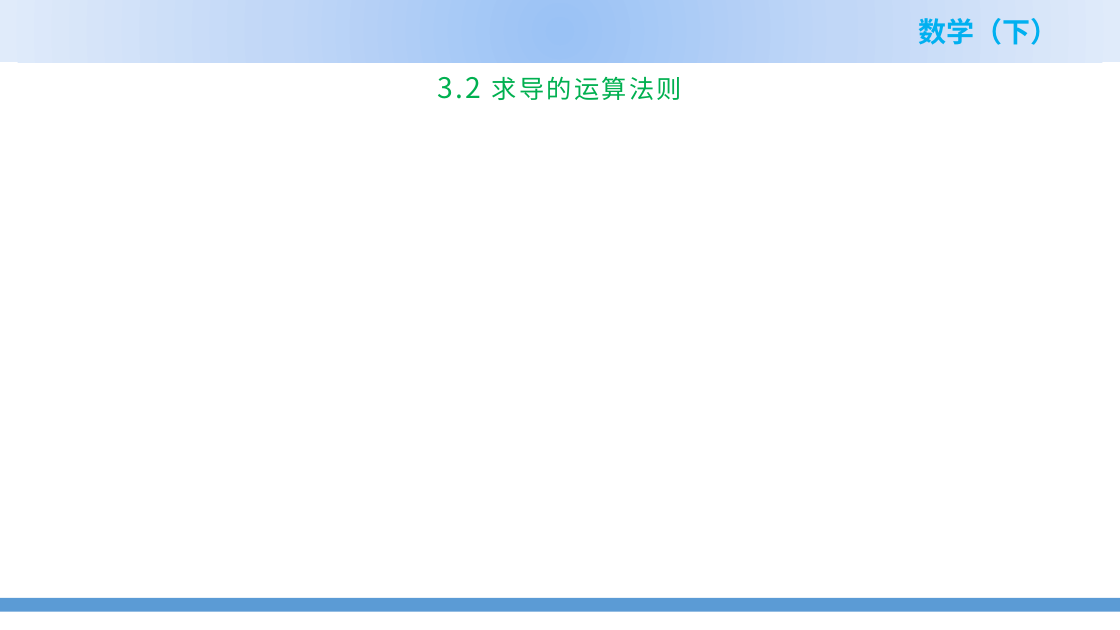
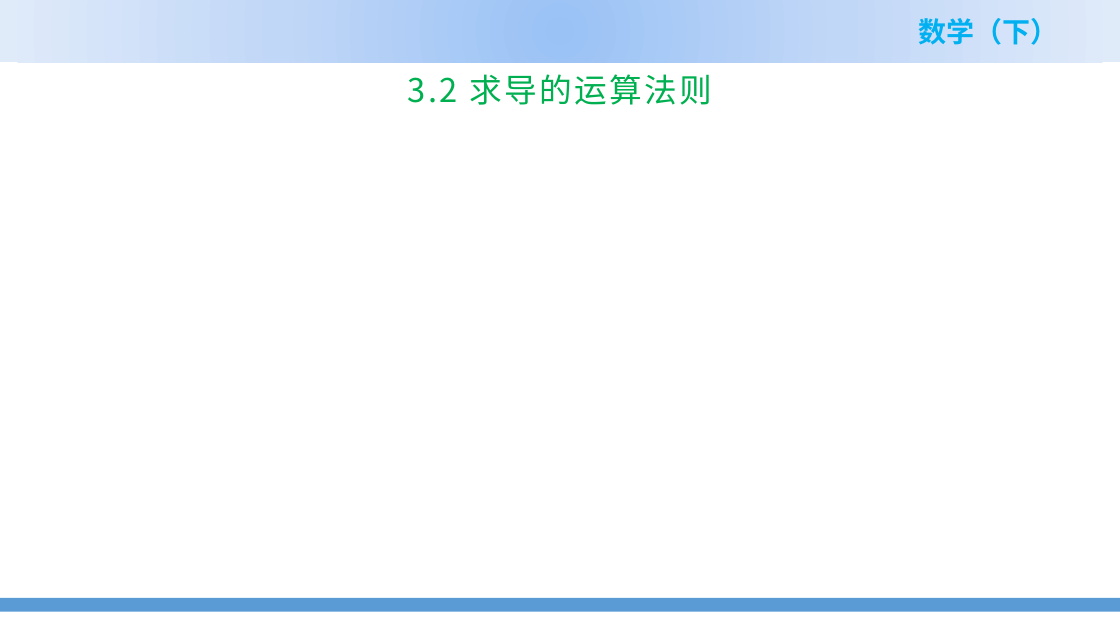
Before and after one commit to zhangshenxing/zhangshenxing.github.io, a slide deck: slide 1 of teaching/2022_spring_Math_II_ppt/3.2 求导的运算法则.pptx. Drawn at 1120x630 pixels with LibreOffice and Linux fonts; fonts in the diff are those of the drawing; grey boxes stand for pictures; background and template pictures are left out. Boxes give left, top, right and bottom in pixels: in the first picture for what was removed or moved away, otherwise in the second. Text is boxed around its words. In the diff, an @@ line names an element or a change of style, - is before the commit and + after.

```diff
--- a/teaching/2022_spring_Math_II_ppt/3.2 求导的运算法则.pptx
+++ b/teaching/2022_spring_Math_II_ppt/3.2 求导的运算法则.pptx
@@ title "3.2 求导的运算法则" at <box>408,74,712,105</box>: size 24.3 to 28 pt in "3.2"; size 21.6 to 28 pt in "求导的运算法则"; vertical alignment top to middle @@
```
Also in this commit, not shown: 9 other files.
